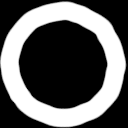
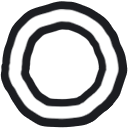
Before/after of a w=128, h=128 layered artwork. What changed in the layer stack:
added layer "Paint Layer 5" (1st of 3) above "Paint Layer 5" over (0, 0, 128, 128)
added layer "Paint Layer 5" (2nd of 3) above "Paint Layer 5" over (0, 0, 128, 128)
added layer "Paint Layer 5" (3rd of 3) above "Paint Layer 4" over (0, 0, 128, 128)
hid "Paint Layer 4" over (0, 0, 128, 128)
hid "Paint Layer 1" over (0, 0, 128, 128)
